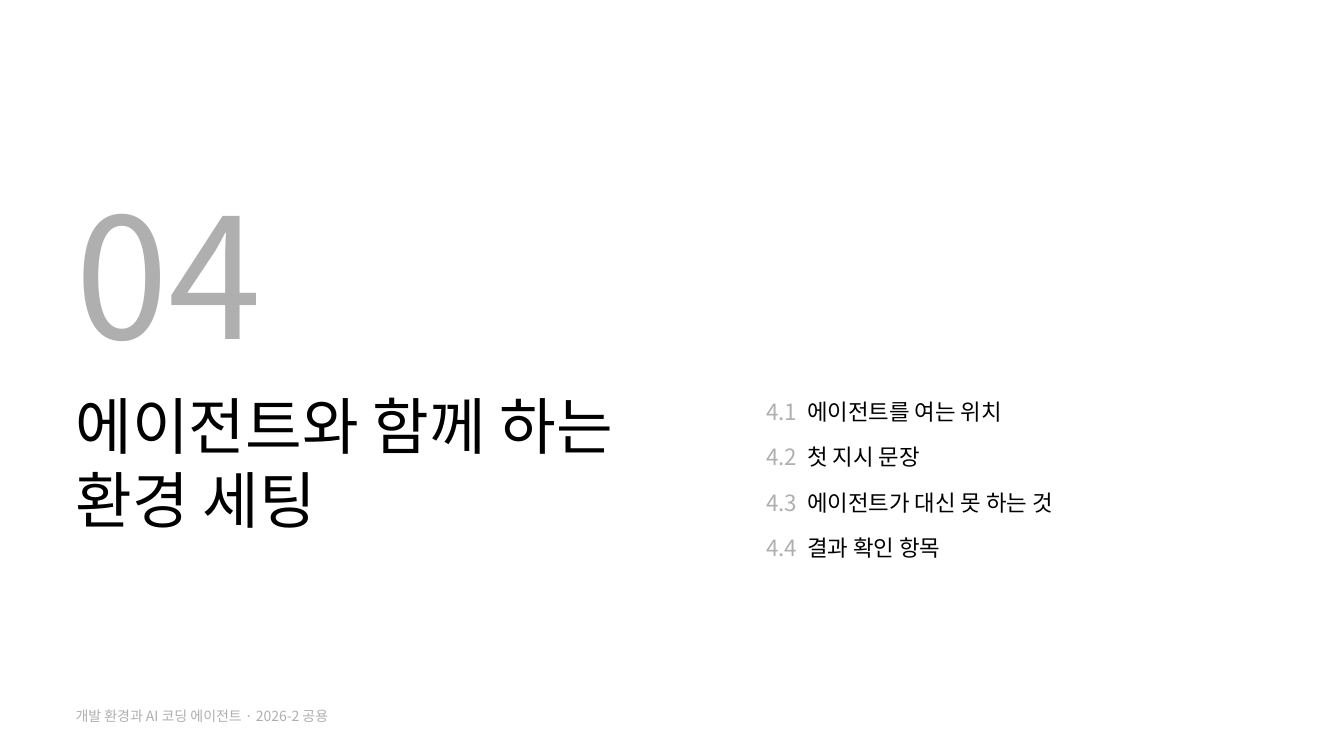
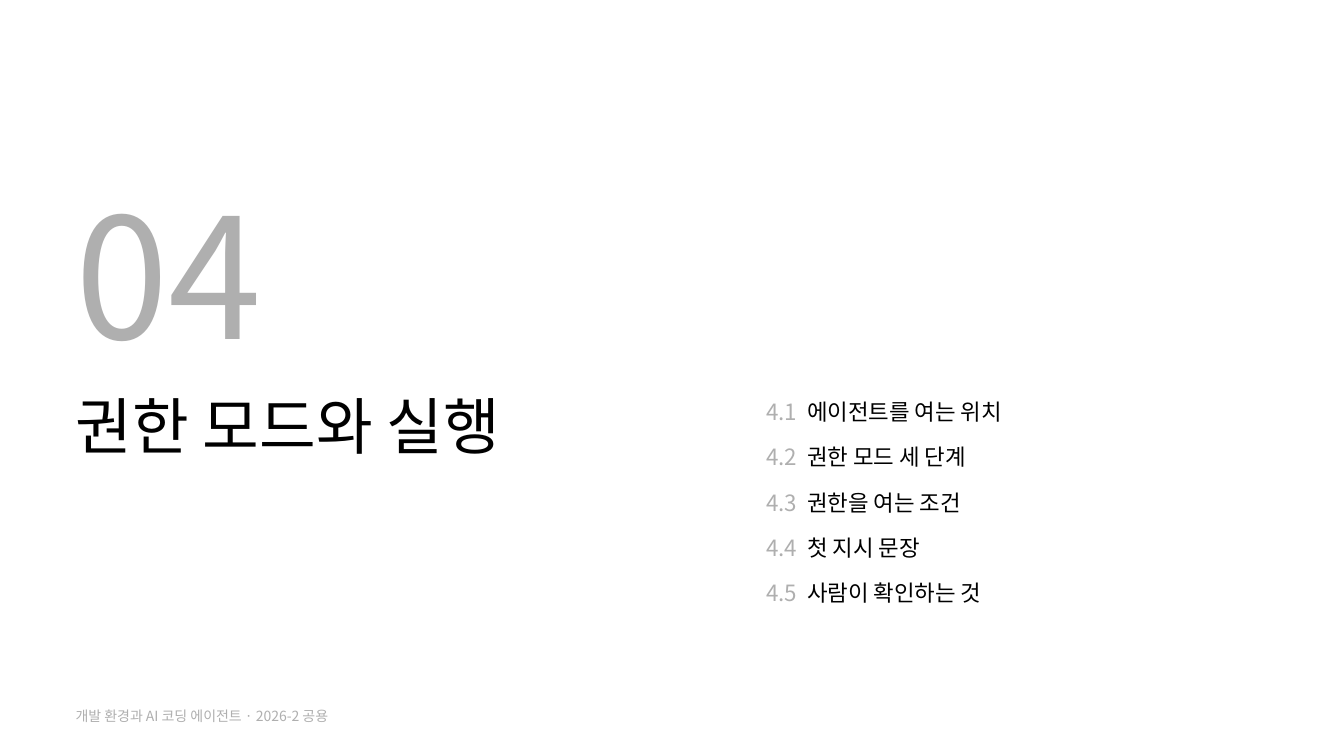
Before and after one commit to jihoyeo/smart-transport-logistics, a slide deck: slide 17 of slides/common/dev_env.pptx. Drawn at 1344x756 pixels with LibreOffice and Linux fonts; fonts in the diff are those of the drawing. Boxes give left, top, right and bottom in pixels: in the first picture for what was removed or moved away, otherwise in the second. Text is boxed around its words. In the diff, an @@ line names an element or a change of style, - is before the commit and + after.

```diff
--- a/slides/common/dev_env.pptx
+++ b/slides/common/dev_env.pptx
@@ title at (76,398,500,454): text changed @@
-에이전트와 함께 하는 환경 세팅
+권한 모드와 실행
@@ text at (766,446,982,603): text changed @@
-4.2 첫 지시 문장
-4.3 에이전트가 대신 못 하는 것
-4.4 결과 확인 항목
+4.2 권한 모드 세 단계
+4.3 권한을 여는 조건
+4.4 첫 지시 문장
+4.5 사람이 확인하는 것
```
Also in this commit, not shown: 11 other slides changed, 8 slides added, 2 slides removed, 4 other files.
